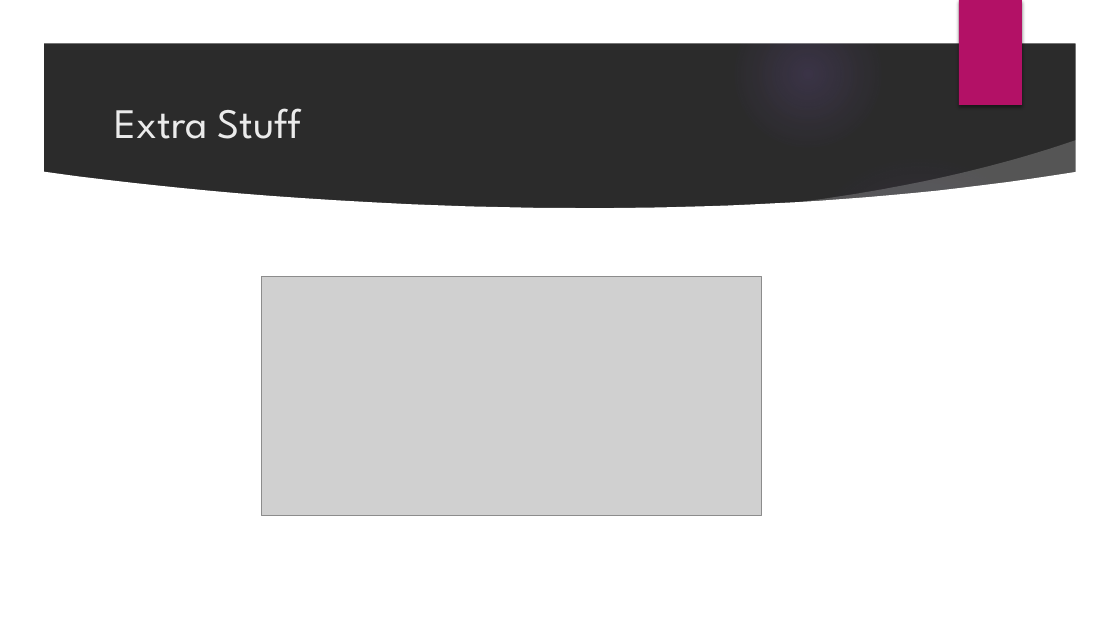
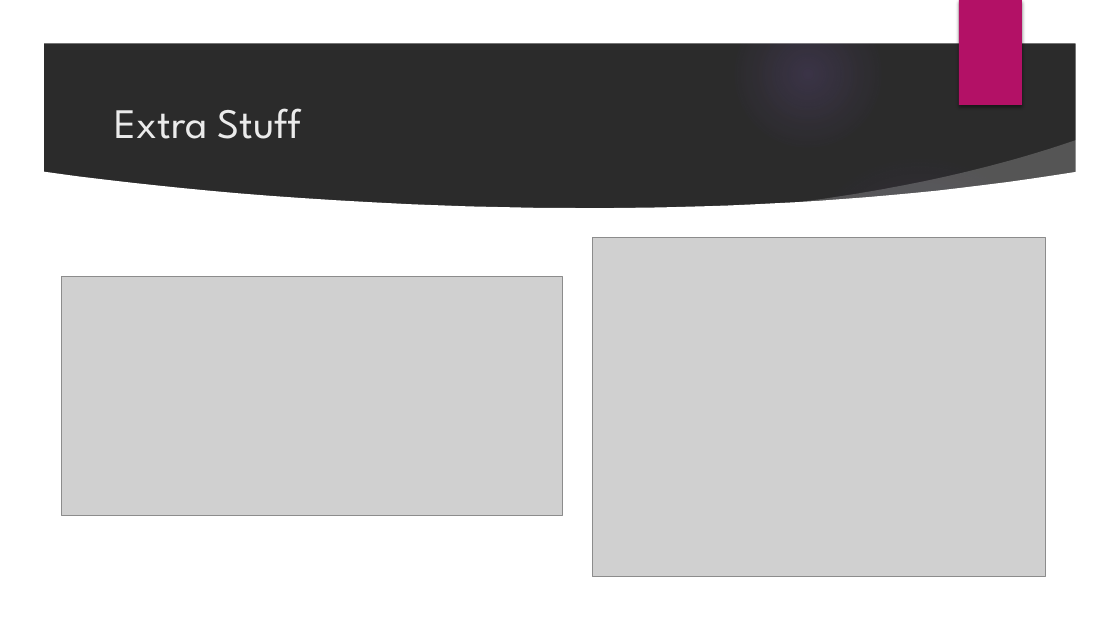
Before and after one commit to pbeeolmedo/astro_summer_project, a slide deck: slide 12 of ResearchPresentation2.pptx. Drawn at 1120x630 pixels with LibreOffice and Linux fonts; fonts in the diff are those of the drawing; grey boxes stand for pictures; background and template pictures are left out; a plain dark background stands for a picture behind light text. Boxes give left, top, right and bottom in pixels: in the first picture for what was removed or moved away, otherwise in the second. Text is boxed around its words. In the diff, an @@ line names an element or a change of style, - is before the commit and + after.

```diff
--- a/ResearchPresentation2.pptx
+++ b/ResearchPresentation2.pptx
@@ picture added at box(592, 238, 1046, 577) @@
@@ picture: place and size @@
-picture at box(261, 276, 762, 516)
+picture at box(61, 276, 562, 516)
```
Also in this commit, not shown: 2 other slides changed, 4 other files.
